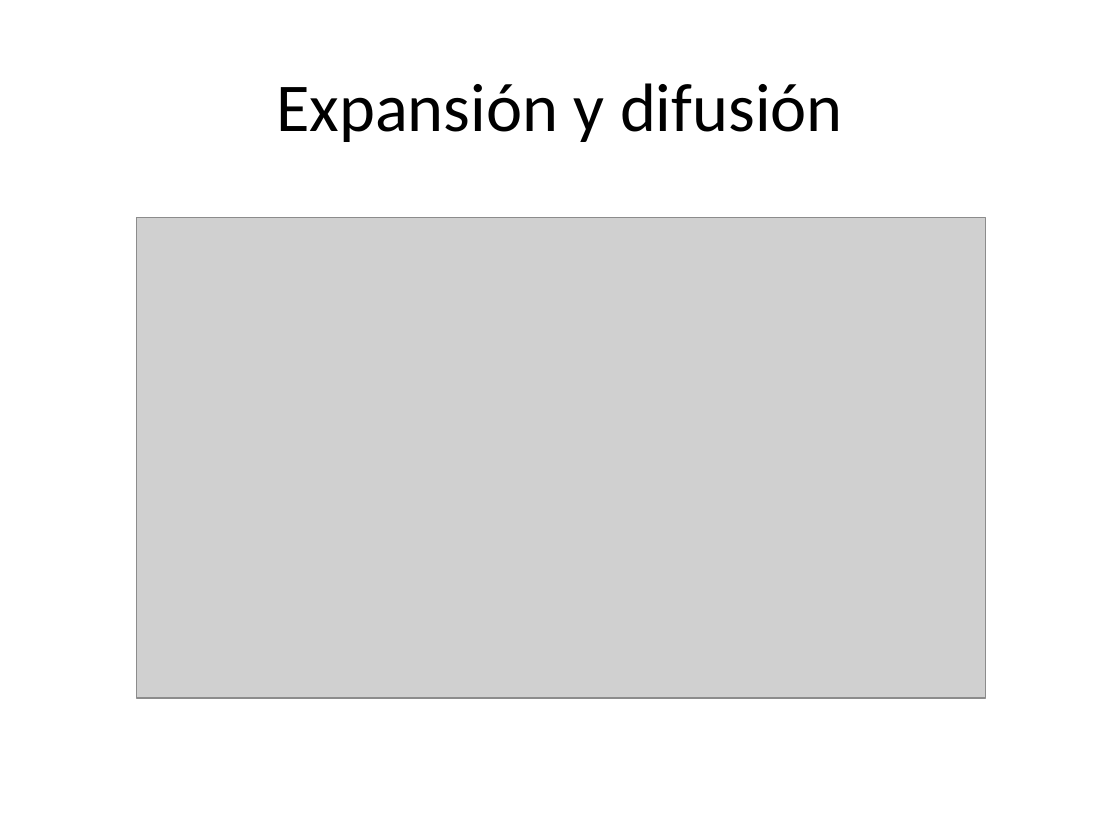
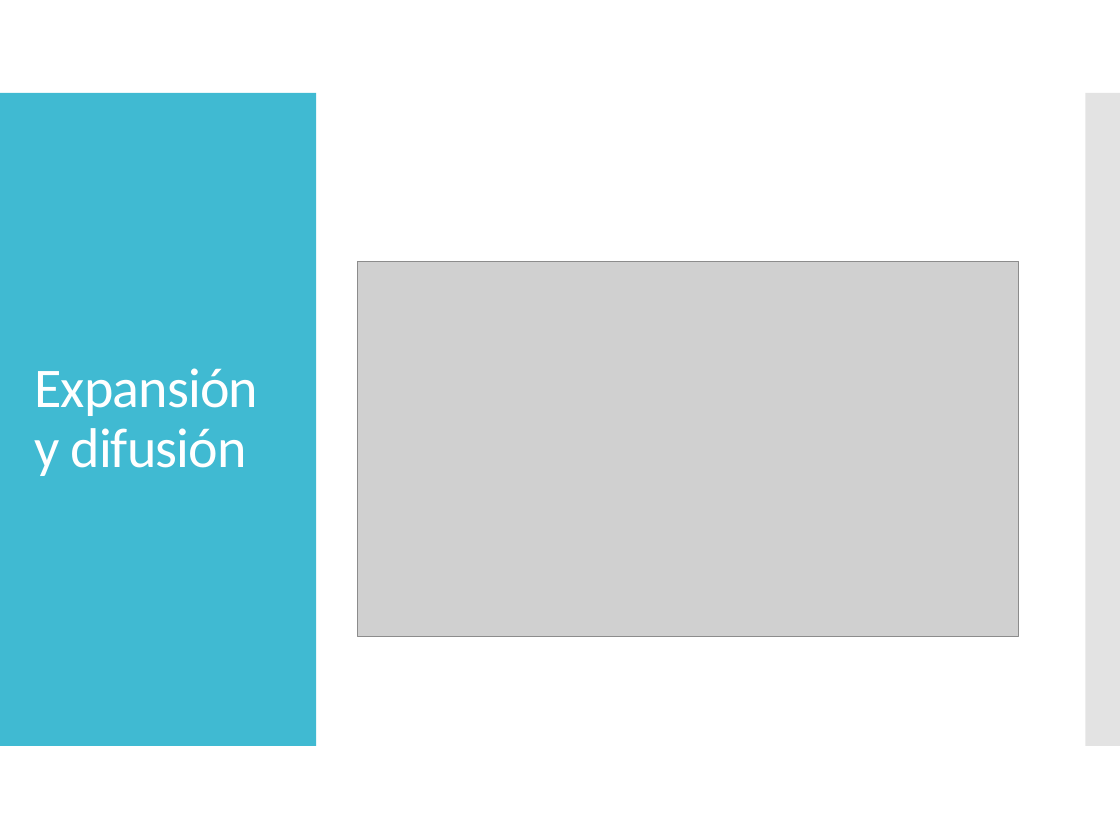
Before and after one commit to dschenkelman/taller-proyectos, a slide deck: slide 11 of Assets/Presentación negocio.pptx. Drawn at 1120x840 pixels with LibreOffice and Linux fonts; fonts in the diff are those of the drawing; grey boxes stand for pictures. Boxes give left, top, right and bottom in pixels: in the first picture for what was removed or moved away, otherwise in the second. Text is boxed around its words. In the diff, an @@ line names an element or a change of style, - is before the commit and + after.

```diff
--- a/Assets/Presentación negocio.pptx
+++ b/Assets/Presentación negocio.pptx
@@ rectangle added at [0,93,316,746], fill #40BAD2 @@
@@ rectangle added at [1085,93,1120,746], fill #C8C8C8 at 50% opacity @@
@@ title "Expansión y difusión": place and size @@
-title "Expansión y difusión" at [276,83,843,142]
+title "Expansión y difusión" at [34,368,258,476]
@@ title "Expansión y difusión" at [34,368,258,476]: size 44 to 36 pt, text colour #000000 to #FFFFFF, letter spacing 0 to -0.6 pt; alignment centre to left; line spacing 1 to 0.9 @@
@@ picture: place and size @@
-picture at [137,217,986,698]
+picture at [357,261,1019,636]
```
Also in this commit, not shown: 11 other slides changed.
